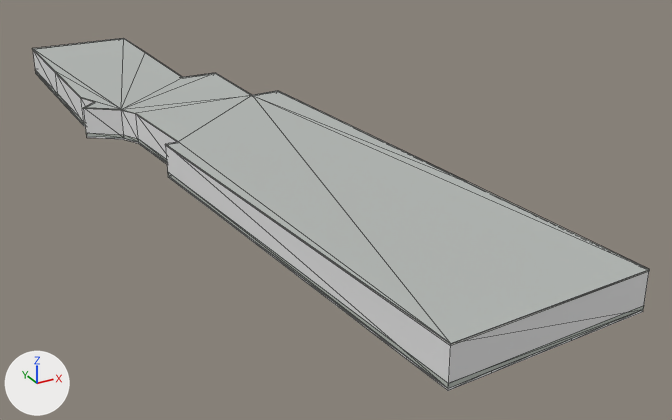
Before and after pictures for a commit that changed the glTF model public/models/buildings/osm-way-370462836.glb.
Before and after are seen from a 50 mm camera at (-31.5, -77.2, 30.9) aimed at (7.1, -6.8, -4.3). Lighting does not change. The marker at lower left points along +X, +Y and +Z. The older version comes first. Mesh edges are drawn as thin lines. Where no turn or scale is listed for an object, it has been applied to the vertices. Vertices at exactly the same position are counted once.

Before the edit, the objects in view are built like this:
```python
ob_reality_370462836_near_reality_concrete_plinth = bpy.data.objects.new('reality 370462836 near reality concrete plinth', me_reality_370462836_near_reality_concrete_plinth)
ob_reality_370462836_near_reality_concrete_plinth.location = (0.0, 0.0, 0.0)
ob_reality_370462836_near_reality_flat_weathered_roof = bpy.data.objects.new('reality 370462836 near reality flat weathered roof', me_reality_370462836_near_reality_flat_weathered_roof)
ob_reality_370462836_near_reality_flat_weathered_roof.location = (0.0, 0.0, 0.0)
ob_reality_370462836_near_reality_pale_aluminum_sill = bpy.data.objects.new('reality 370462836 near reality pale aluminum sill', me_reality_370462836_near_reality_pale_aluminum_sill)
ob_reality_370462836_near_reality_pale_aluminum_sill.location = (0.0, 0.0, 0.0)
# also in view: 'reality 370462836 near reality aged pale plaster' at (0.8, -0.5, 1.5); 'building foundation 370462836' at (0.8, -0.5, -0.1)
```
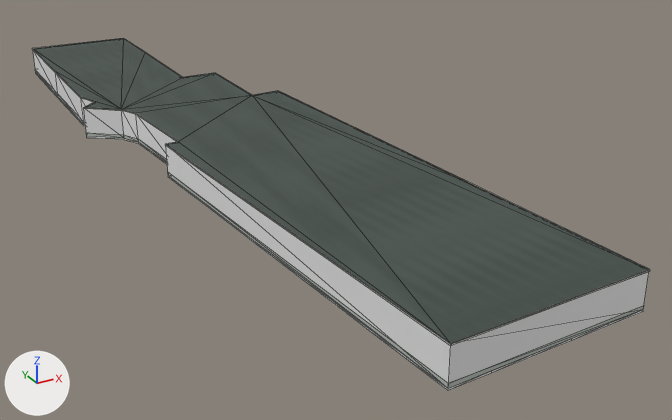
The change in detail:
Picture 'roof-color' (img_roof_color) is new.
In material 'reality flat weathered roof' (mat_reality_flat_weathered_roof), base_color is no longer (0.451, 0.475, 0.455), grey #b3b7b4.
In material 'reality flat weathered roof' (mat_reality_flat_weathered_roof), texture is now set to img_roof_color.
me_reality_370462836_near_reality_pale_aluminum_sill is used by ob_reality_370462836_near_reality_pale_aluminum_sill; location (0.0, 0.0, 0.0).
me_reality_370462836_near_reality_pale_aluminum_sill had 72 vertices, 36 faces and spanned x -10.7..12.3, y -40.9..39.9, z 2.9..3.0.
me_reality_370462836_near_reality_pale_aluminum_sill now has 90 vertices, 72 faces and spans x -10.7..12.3, y -40.9..39.9, z 2.9..3.0.
Part 1, on me_reality_370462836_near_reality_pale_aluminum_sill:
28 faces are deleted.
18 vertices are added at x -10.6..12.3, y -40.9..39.9, z 3.0.
64 new faces join them.

What differs and where, as boxes [x1, y1, x2, y2] in the pictures (672 x 420 px):
'reality 370462836 near reality flat weathered roof', surface changed (darker): [33, 38, 649, 344] in both
part 1 of me_reality_370462836_near_reality_pale_aluminum_sill, reshaped: before [32, 39, 650, 345]; after [32, 38, 650, 345]
